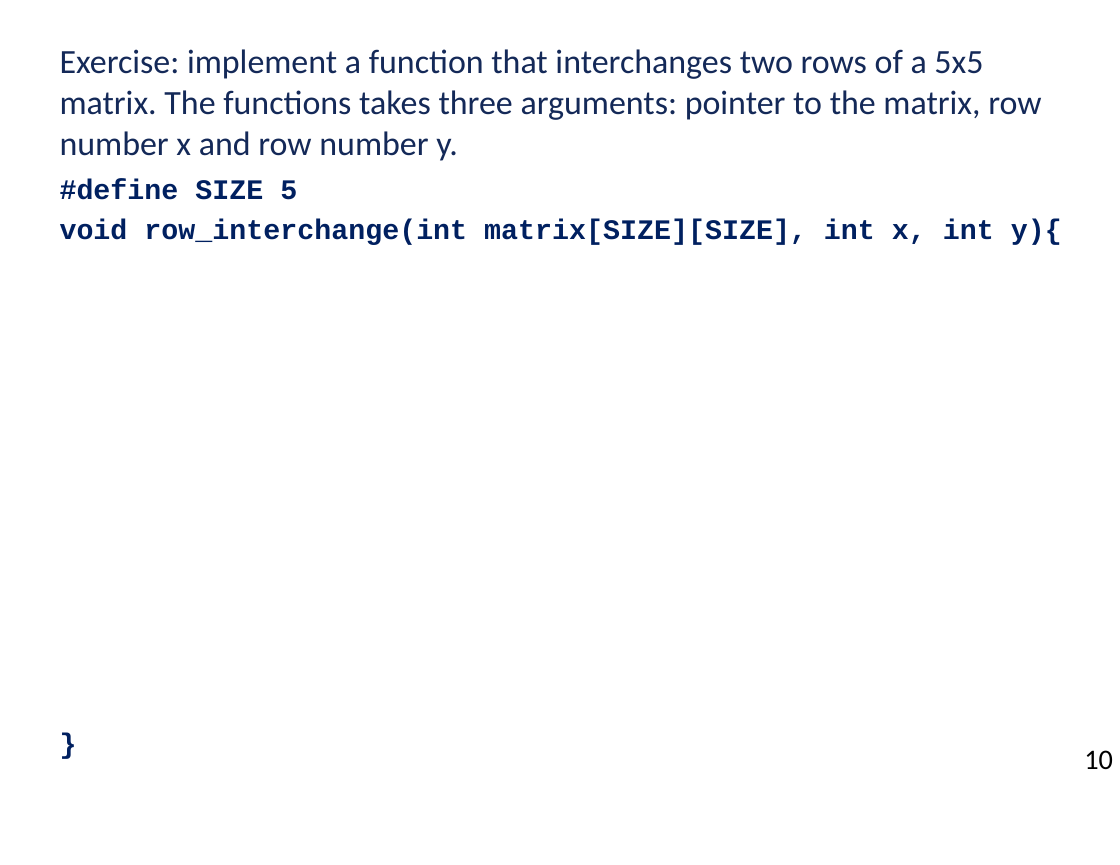
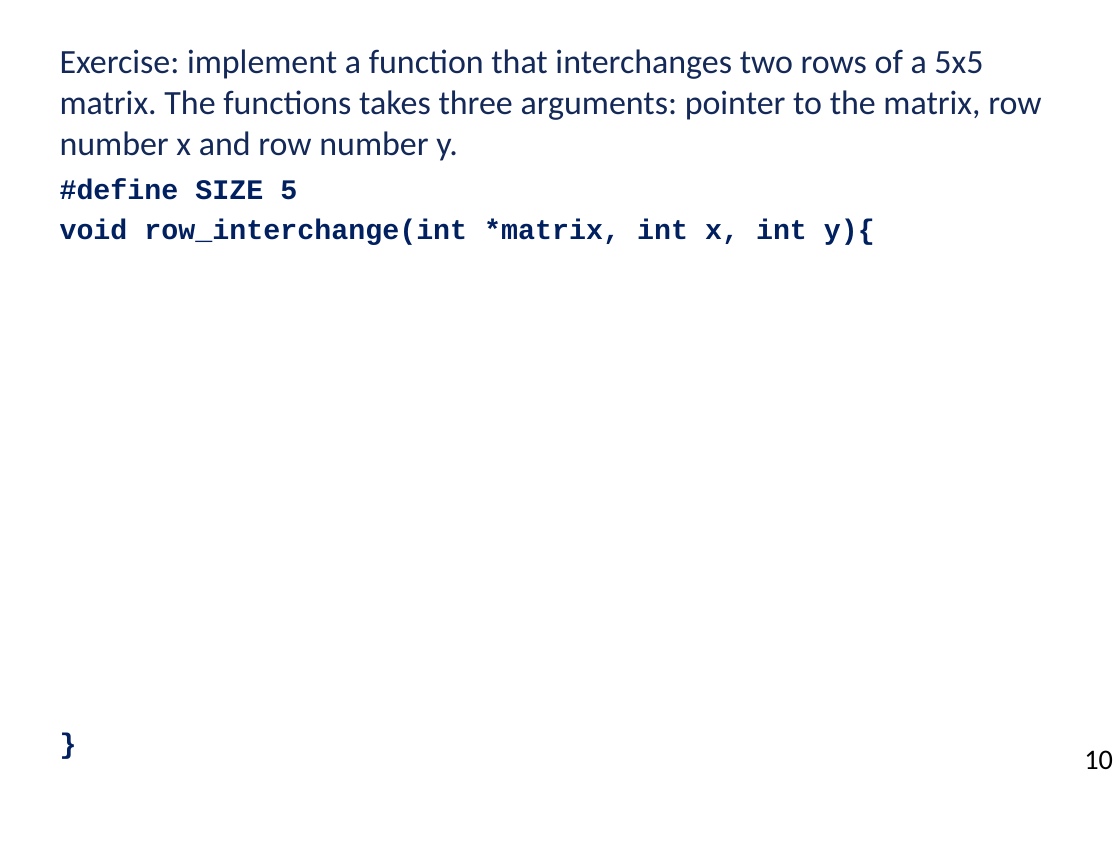
Before and after one commit to ubhowmik/ECE220_Fall2019, a slide deck: slide 18 of Lecture#12/Lecture_12.pptx. Drawn at 1120x865 pixels with LibreOffice and Linux fonts; fonts in the diff are those of the drawing; background and template pictures are left out. Boxes give left, top, right and bottom in pixels: in the first picture for what was removed or moved away, otherwise in the second. Text is boxed around its words. In the diff, an @@ line names an element or a change of style, - is before the commit and + after.

```diff
--- a/Lecture#12/Lecture_12.pptx
+++ b/Lecture#12/Lecture_12.pptx
@@ text at [60, 219, 875, 245]: text changed @@
-void row_interchange(int matrix[SIZE][SIZE], int x, int y){
+void row_interchange(int *matrix, int x, int y){
```
Also in this commit, not shown: 2 slides added, 2 slides removed, 1 other file.
